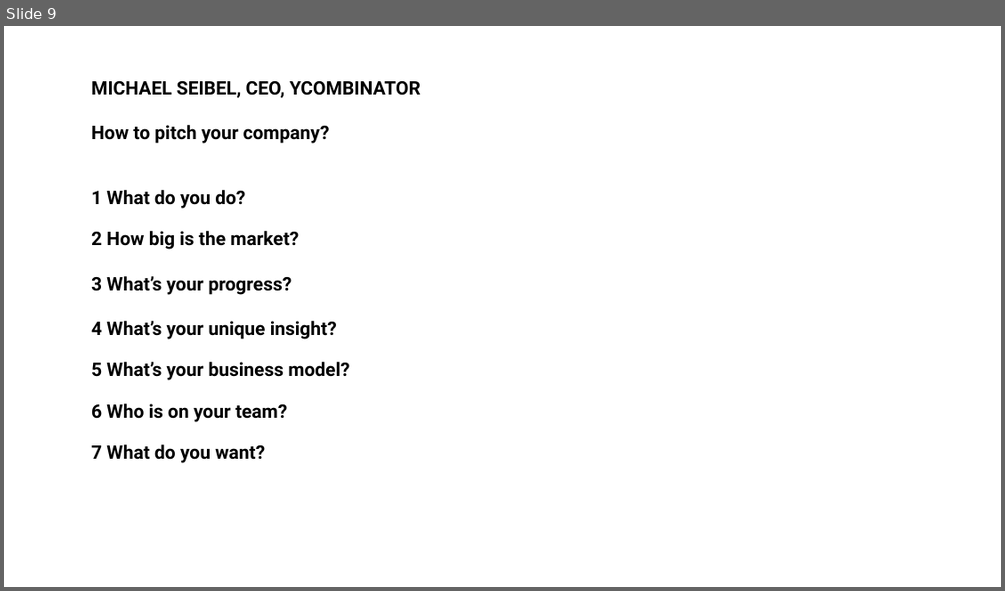
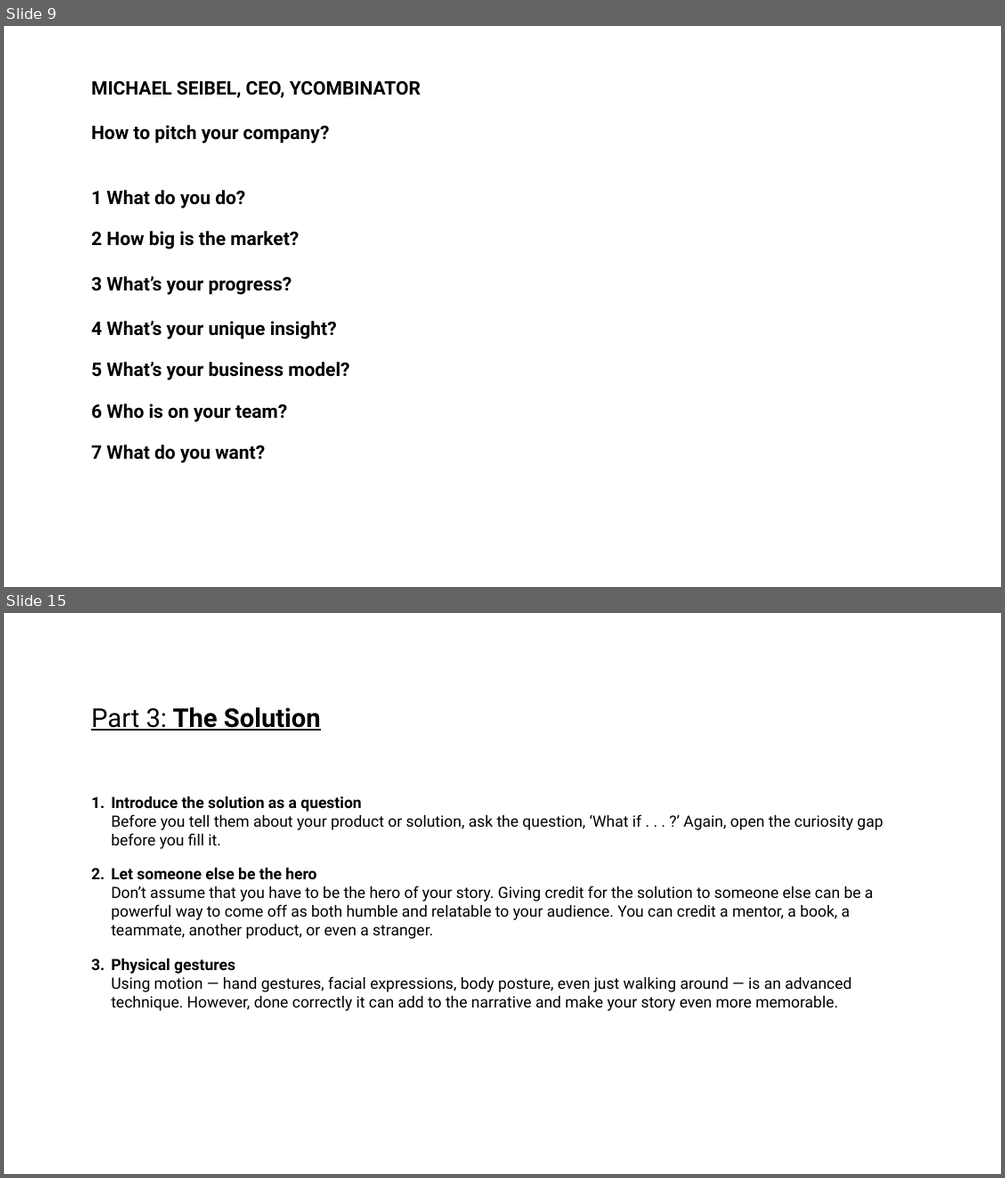
Before and after one commit to finlab-uncdf/finlab-uncdf.github.io, a slide deck: files/tools/ppt/Pitch Prep_FacilitationDeck.pptx. Shown one above the other, each under a label of ours: slide 9 before the commit, slides 9 and 15 after it; the slides between them are not shown. The pictures are 1005x591 and 1005x1178 pixels, drawn with LibreOffice and Linux fonts; fonts in the diff are those of the drawing; background and template pictures are left out. Boxes give left, top, right and bottom in pixels: in the first picture for what was removed or moved away, otherwise in the second. Text is boxed around its words. In the diff, an @@ line names an element or a change of style, - is before the commit and + after.

```diff
--- a/files/tools/ppt/Pitch Prep_FacilitationDeck.pptx
+++ b/files/tools/ppt/Pitch Prep_FacilitationDeck.pptx
@@ slide 15 added at [4, 613, 1001, 1174], background #FFFFFF @@
@@ text added at [91, 707, 321, 730], 50 pt, text #000000, bold, underline @@
+Part 3: The Solution
@@ text added at [111, 796, 882, 1011], 30 pt, text #000000 @@
+1. Introduce the solution as a question
+   Before you tell them about your product or solution, ask the question, ‘What if . . . ?’ Again, open the curiosity gap before you fill it.
+2. Let someone else be the hero
+   Don’t assume that you have to be the hero of your story. Giving credit for the solution to someone else can be a powerful way to come off as both humble and relatable to your audience. You can credit a mentor, a book, a teammate, another product, or even a stranger.
+3. Physical gestures
+   Using motion — hand gestures, facial expressions, body posture, even just walking around — is an advanced technique. However, done correctly it can add to the narrative and make your story even more memorable.
```
Also in this commit, not shown: 6 slides changed, 5 other slides added, 1 slide removed, 2 other files.
